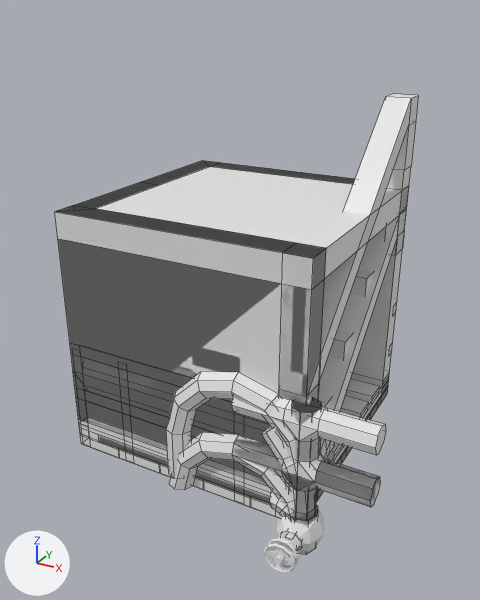
What one commit did to the Blender file BlenderAssets/BuildingParts.blend.
Rendered twice from a camera (50 mm lens) standing at (1.39, -3.41, 3.34) and looking at (-0.85, 0.65, 1.3). Every picture has the same lights, and +X, +Y and +Z are marked at lower left. Mesh edges are drawn as thin lines on the coarser meshes.

Objects in the first picture: 'FWoodPallet', 'SM_BCatStairs', 'SM_BCatStairsRail', 'SM_BPipeCross1_01', 'SM_BPipeT1_01', 'SM_BPipeU05_01', 'SM_BPipeU1_01', 'SM_BSolCeil_01', 'SM_BSolWall0_01', 'SM_BSolWall180_01', 'SM_BSolWall1_01', 'SM_BSolWall90_01'.
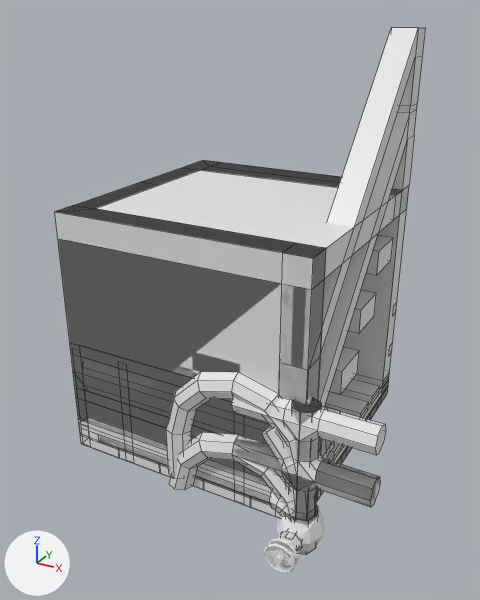
Changed parts and their boxes (x1, y1, x2, y2) in the pictures (480 x 600 px; the box of a moved part takes in the faces that stretch with it):
'SM_BCatStairsRail', reshaped, moved
    before: (279, 94, 418, 457)
    after: (279, 27, 425, 407)
'SM_BCatStairs', reshaped
    before: (318, 223, 390, 408)
    after: (99, 161, 409, 504)
part 1 of me_cube, added
    after: (99, 435, 321, 504)
part 2 of me_cube, added
    after: (329, 347, 359, 394)
part 3 of me_cube, added
    after: (348, 290, 376, 333)
part 4 of me_cube, added
    after: (366, 236, 393, 275)
part 5 of me_cube, added
    after: (189, 161, 409, 217)
part 6 of me_cube, deleted
    before: (375, 223, 390, 238)
part 7 of me_cube, deleted
    before: (318, 396, 330, 408)
part 8 of me_cube, deleted
    before: (328, 330, 353, 359)
part 9 of me_cube, deleted
    before: (350, 269, 373, 296)
part 10 of me_cube_021, moved or reshaped
    before: (319, 94, 418, 381)
    after: (321, 27, 425, 353)
part 11 of me_cube_021, moved or reshaped
    before: (392, 232, 404, 255)
    after: (392, 136, 414, 190)
part 12 of me_cube_021, moved or reshaped
    before: (318, 166, 411, 457)
    after: (318, 104, 417, 407)

The change in detail:
me_cube has 56 vertices, 42 faces and spans x -1.95..-0.05, y 0.02..1.98, z 0.16..1.8.
me_cube is used by ob_sm_bcatstairs; location (0.0, 0.0, 0.0).
me_cube part 1: a new loose piece, a box spanning x -2.0..0.0, y 0.0..0.36, z 0.0..0.2.
me_cube part 2: a new loose piece, a box spanning x -2.0..0.0, y 0.66..1.02, z 0.72..0.92.
me_cube part 3: a new loose piece, a box spanning x -2.0..0.0, y 0.98..1.34, z 1.08..1.28.
me_cube part 4: a new loose piece, a box spanning x -2.0..0.0, y 1.31..1.67, z 1.44..1.64.
me_cube part 5: a new loose piece, a box spanning x -2.0..0.0, y 1.64..2.0, z 1.8..2.0.
me_cube part 6: the loose piece of 8 vertices spanning x -1.95..-0.05, y 1.62..1.98, z 1.61..1.8 is deleted.
me_cube part 7: the loose piece of 8 vertices spanning x -1.95..-0.05, y 0.42..0.78, z 0.52..0.71 is deleted.
me_cube part 8: the loose piece of 8 vertices spanning x -1.95..-0.05, y 0.82..1.18, z 0.89..1.07 is deleted.
me_cube part 9: the loose piece of 8 vertices spanning x -1.95..-0.05, y 1.22..1.58, z 1.25..1.43 is deleted.
me_cube_021 has 46 vertices, 47 faces and spans x -0.2..0.0, y 0.0..2.0, z 0.0..2.71.
me_cube_021 is used by ob_sm_bcatstairsrail; location (0.0, 0.0, 0.0).
me_cube_021 part 10: all 12 vertices in x -0.2..0.0, y 1.8..2.0, z 2.16..2.71 are moved by (0.0, 0.0, 0.29).
me_cube_021 part 11: all 4 vertices in x -0.2..0.0, y 1.8..2.0, z 1.45 are moved by (0.0, 0.0, 0.35).
me_cube_021 part 12: all 8 vertices in x -0.2..0.0, y 1.8..2.0, z 1.61..1.81 are moved by (0.0, 0.0, 0.59).
Object 'SM_BCatStairsRail' (ob_sm_bcatstairsrail) moves from (0.0, 0.0, 0.0) to (0.0, 0.0, 0.2).
